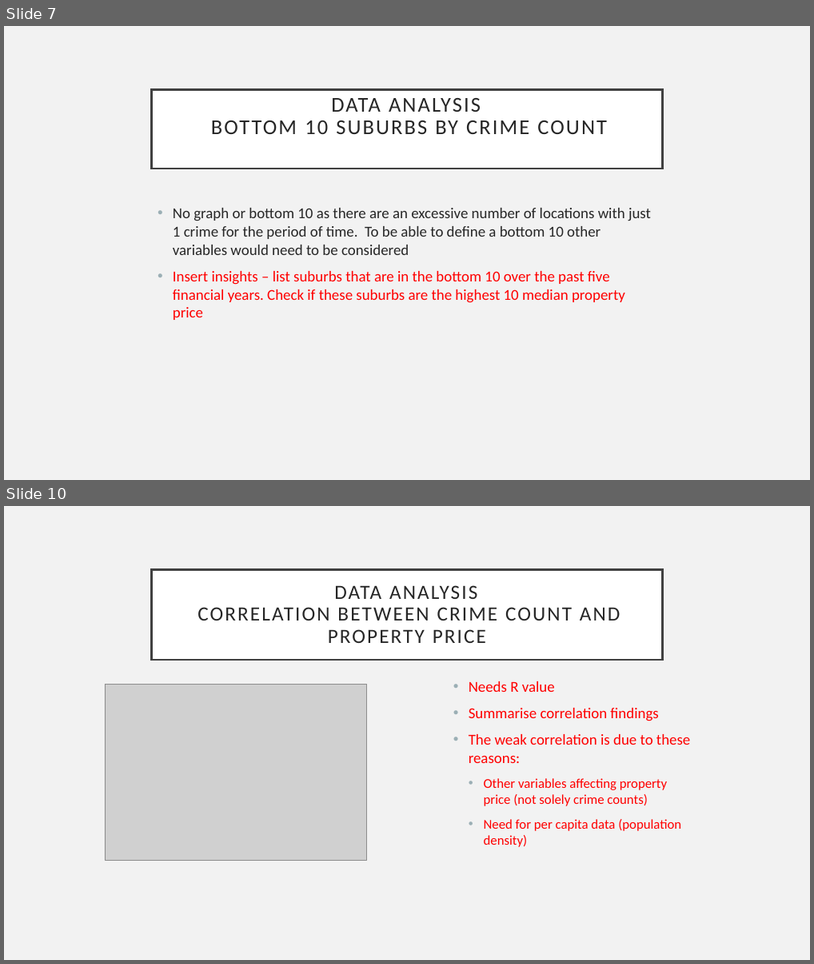
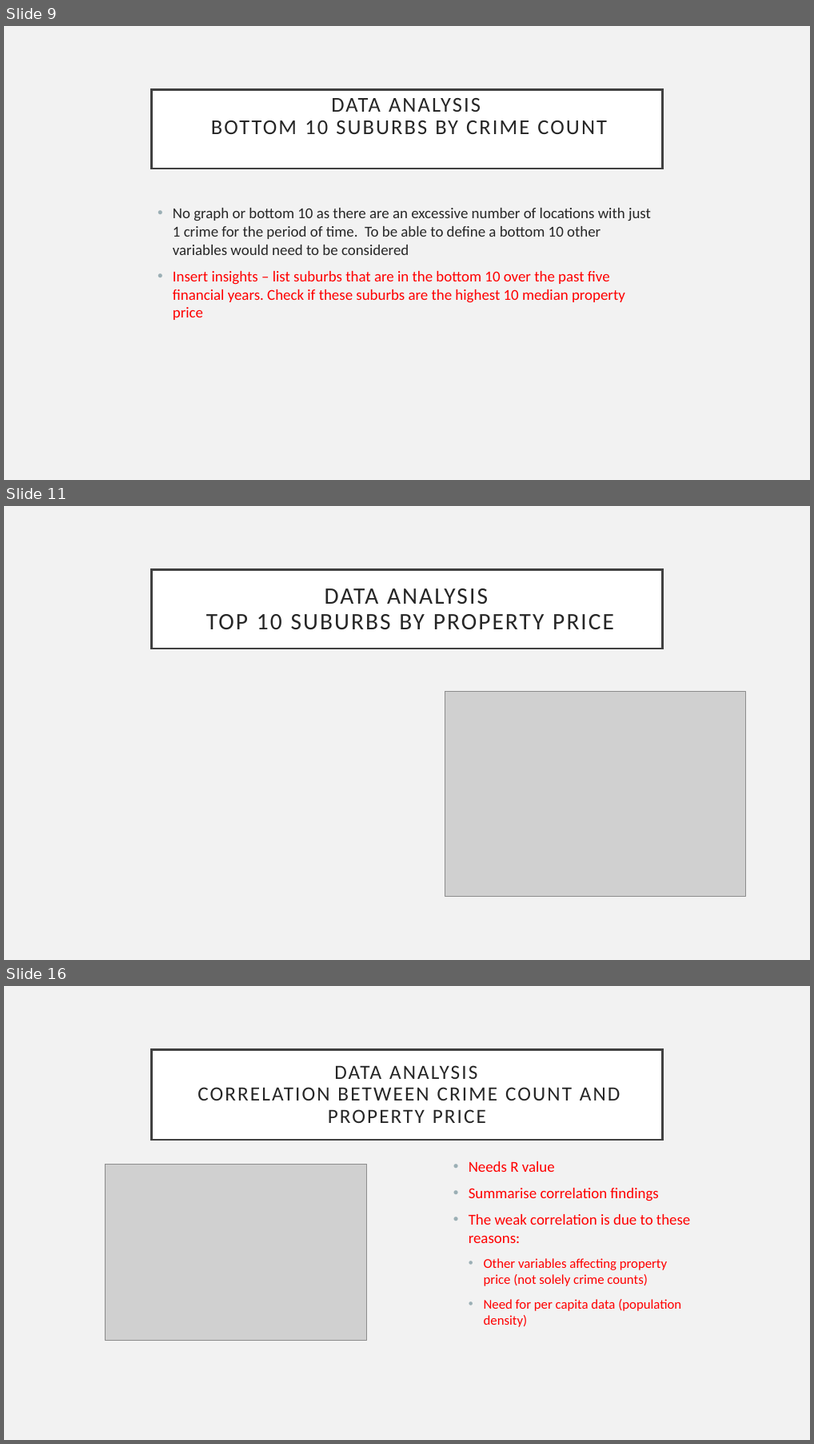
Before and after one commit to Sprettle/Chevrolet-Chilis, a slide deck: Project 1 Presentation.pptx. Shown one above the other, each under a label of ours: slides 7 and 10 before the commit, slides 9, 11 and 16 after it; the slides between them are not shown. The pictures are 814x964 and 814x1444 pixels, drawn with LibreOffice and Linux fonts; fonts in the diff are those of the drawing; grey boxes stand for pictures. Boxes give left, top, right and bottom in pixels: in the first picture for what was removed or moved away, otherwise in the second. Text is boxed around its words. In the diff, an @@ line names an element or a change of style, - is before the commit and + after.

```diff
--- a/Project 1 Presentation.pptx
+++ b/Project 1 Presentation.pptx
@@ slide 11 added at (4, 506, 810, 960), background #F2F2F2 @@
@@ title added at (152, 569, 662, 648), fill #FFFFFF, outline #404040 2.5 pt, 28 pt, text #262626 @@
+DATA ANALYSIS
+TOP 10 SUBURBS BY PROPERTY PRICE
@@ picture added at (446, 691, 746, 896) @@
@@ what was slide 7 is now slide 9 @@
@@ what was slide 10 is now slide 16 @@
```
Also in this commit, not shown: 4 slides changed, 5 other slides added.
